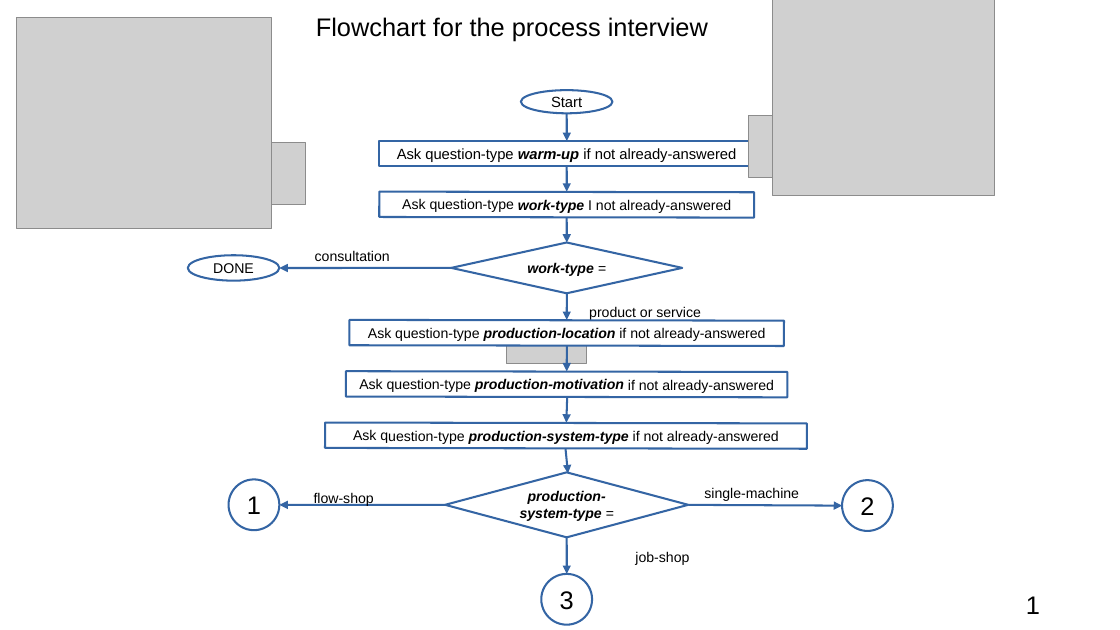
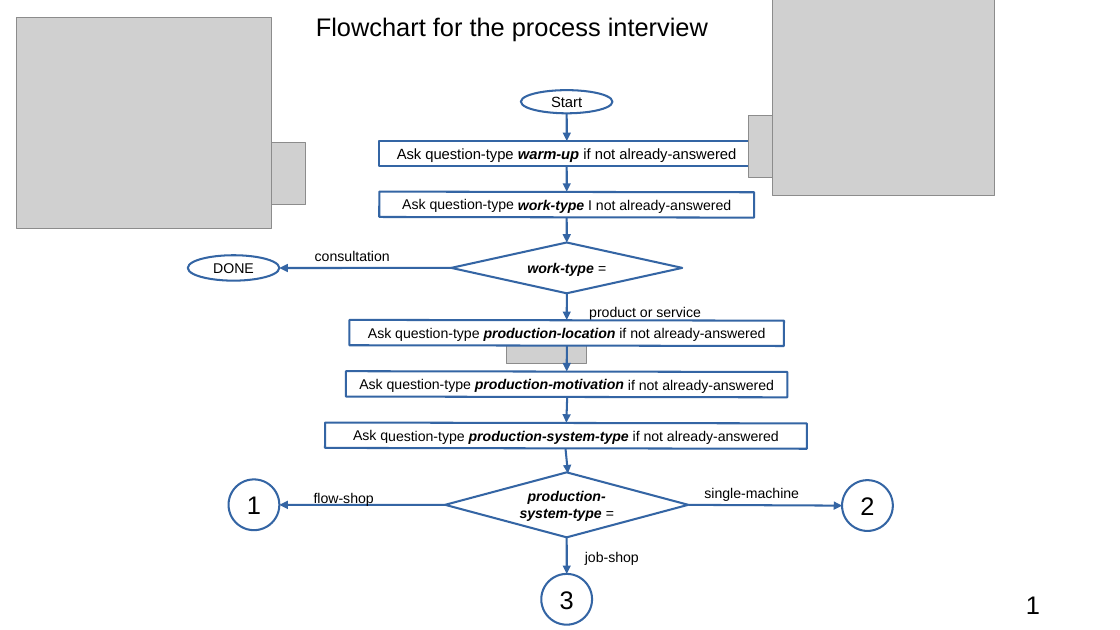
Before and after one commit to pdenno/schedulingTBD, a slide deck: slide 1 of data/instructions/interviewers/process-interview-flowchart.odp. Drawn at 1120x630 pixels with LibreOffice and Linux fonts; fonts in the diff are those of the drawing; grey boxes stand for pictures. Boxes give left, top, right and bottom in pixels: in the first picture for what was removed or moved away, otherwise in the second. Text is boxed around its words. In the diff, an @@ line names an element or a change of style, - is before the commit and + after.

```diff
--- a/data/instructions/interviewers/process-interview-flowchart.odp
+++ b/data/instructions/interviewers/process-interview-flowchart.odp
@@ text "job-shop": place and size @@
-text "job-shop" at [635,551,689,565]
+text "job-shop" at [585,551,639,565]
```
Also in this commit, not shown: 19 other files.
